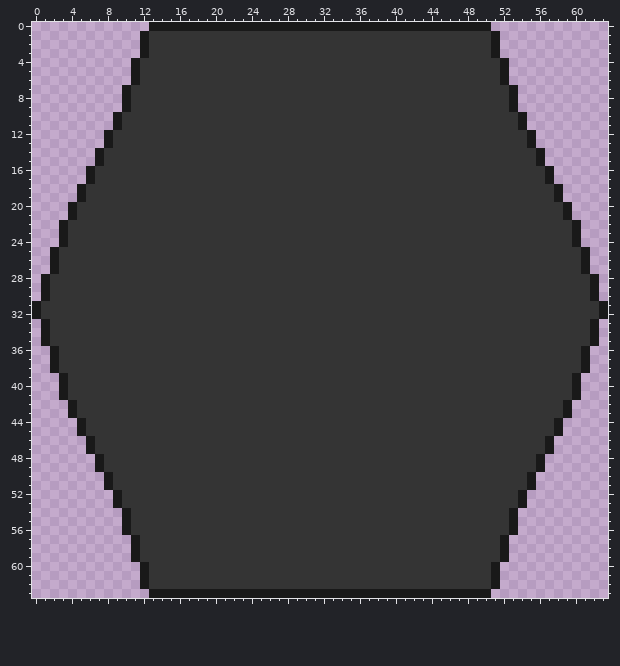
Edited in one commit: pixel-art sprite (Shiva_GameMaker-Project/sprites/spr_MountainTile/d4b15673-a605-4e0a-85f4-d8aaeb5912be.png). The first picture shows the starting point.
The file is 64x64 pixels. Colours within 5 levels of each other are drawn and written as one.
The same view after the edit:
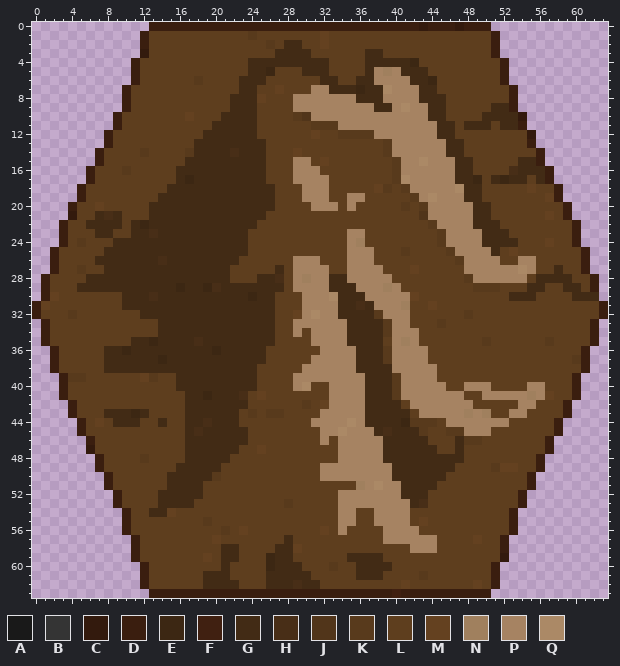
Palette (. is transparent): A #191919  B #343434  C #331a0d  D #3a1e0f  E #3c2713  F #402011  G #422b15  H #482e17  J #51351a  K #583a1c  L #5e3e1e  M #644120  N #a0805e  P #a68362  Q #ab8966
Changes in this commit:
Changed rows in their new state; - is an unchanged pixel.
first column x 0:
 0 -------------DDDDDDDDDDDDDDDDDDDDDDDDDDDDDDCDDDCDDD-------------
 1 ------------DLLLLLLLLLLLKLLLLLLLMLLLLLLLLLLLLLLLLLLD------------
 2 ------------DLLLLLLLLLLLLLKLGGLLMLLLLLLLLLLLLLLLLLLD------------
 3 ------------CLLLLLLLLLLLLLLGGGGLLLLLLGGLLLLLLLLLLLLD------------
 4 -----------DLLLLLLLLLLLLGGGGGGGGGLLLLGGGGGELLLLLLLLLD-----------
 5 -----------DLLLLLLLLLLLLGGELLLGGGLLLLGPNPGGGLLLLLLLLD-----------
 6 -----------DLLLLLLKLLLLGGGLLLLLLGGLLGGPPPPGGELLLLLLLD-----------
 7 ----------DLLLLLLLLLLLLGGLLMLLLPPGGGEGGQPPPGGLLLLLLLLD----------
 8 ----------DLLLLLLLLLLLGGGMLLLPPPPPPPGGGPPPPGGGLLLLLLLD----------
 9 ----------DLLLLLLLLLLLGGGLLLLPPPPPPPPPGGPQPPGGLLLLLGGD----------
10 ---------DLLLLLLLMLLLGGGGLLLLKJPPPPPPPPPPPPPGGLLLLGGGGC---------
11 ---------DLLLLLLLLLLGGGGGLLLLLLKKKPPPPPPPPPPPGGLGGGLGGD---------
12 --------DLLLLLLLLLLGGGGGGLLLLLLMLLKKKKPPPPPPPGGLLLLLLLLC--------
13 --------DLLLLLLLLLGGGGGGGGLLLLLLLLLLLLLKPPPPPPGGLLLLLLLD--------
14 -------DLLLLKLLLLKGGGGHGGGLLLMLLLLLLLLLKPPPPPPGGLLLLLLLLD-------
15 -------DLLLLLLLLLGGGGGGGGGLLLPPLMLLLLLLLKPPQPPPGGLLLLLGGD-------
16 ------DLLLKLLLLLGGGGGGGGGGLLLPPPLLLLLLLLKPPPPPPGGLLLLHGGGD------
17 ------DLLLLLLLLLGEGGGGGGGGLLLPPPPLLLLLLLKQPPPPPGGELGEGGLGD------
18 -----DLLLLLLLLLGGGGGGGGGGGGLLLPPPLLLLLMKLKPPPPPQGGLLLLLMLLD-----
19 -----DLLLLLLLLGGGGGGGGGGGGGLLLPPPLLPPLLLLLKPQPPPGGLLLLLLLMD-----
20 ----DLLMLLLLLGGGGGGGGGGGGGGLLLLPPPLPLLLLLKLKPPPPPGGLLLLLLLLD----
21 ----CLLGHGLLLGGGGGGGGGGGGGLLLLLLLLLLLLLLLLLJPPPPPGGLLLLLLMLD----
22 ---DLLGGGGLGEGGGGGGGGGGGGLLLLLLLLLLLLLLLLLLLKPPPPGGGLLLLLLLLD---
23 ---DLLLGGLLGGHGGGGGGGGGGLLLLLLLLLLLPPLLLLLLLLKPPPPGGGLLLLLLLD---
24 ---DLKLLLGGGGGGGGGGGGGGGLLLLLLLLLLLPNLLLLLLLLKPPPPGGGGLLLMLLD---
25 --DLLLLLGGGGGGGGGGGGGGGGLLLLLLLLLLLPPPLLLKLLLLKPPPPGLMLLLLLLLD--
26 --DLLLLGGGGGGGHGGGGGGGGLLLLLLPPPLLLPPPLLLLLLLLLKPPPPLLPPLLLLLD--
27 --DLLKLLGGGGGGGGGGGGGGLLLLLGLPPPPLLPPPPLLLMLLLLLPPPPPPQPLLGLLD--
28 -DLLLLGGGGGGGGGGGGGGGGLLLGGHLPNPPGGPPPPPLLLLLLLLKPPPPPPLGGGGLLD-
29 -DLLLGGGGGGGGGGGEGGEHGGGGGGGLPPPPGGGPPPNPLLLLLLLLKKKLLLGGLLGGLD-
30 -DMLLLLLLLGGGHGGGGGGGGGGEGGLLLPPPQGGGPPPPPMLLLLLLLLLLGGGLLLLGGG-
31 DMLLLLLLLLGGGGGGGGGGGGGGGGGLLLPPPPGGHGPPPNLLMLLLLLLLLLLLLLLLLLLD
32 DLLLKLLLLLLLGGGGGGGGGGGGGGGLLMPQPPGGGGKPPPLLLLLLKLLLLLLLLLLLLLLD
33 -DLLLLLLLLLLLLGGGGGGGGGGGGGLLPPPPPPGGGGKPPLLLKLLLLLLLLLLLLLLLLD-
34 -DLLLLLLLLLLLLGGGGGGGGGGGGGLLPLPPPPGGGGKPPPLLLLLLLLLLLLLLLLLLLD-
35 -DLLLLLLLLLGGEGGGGHGGGGGGGGLLLLPPPPGGGGLPNPLLLLLLLKLLLLLLKLLLLD-
36 --DLLLLLGGEGGGGGGGGGEGGGGGLLLLLLPPPPGGGKPPPPLLLLLLLLLLLLLLLLLD--
37 --DLLLLLGGGGGGEGGGGGGGGGGGLLLLLPPPPPGGGKPPPPLLLLLLLLLLLLLLLLKD--
38 --DLLLLLGGGGGGGGGGGGGGGGGLLLLLPPPPPPGGGGPPPPPLLLLLLLLLLLLLLLLD--
39 ---DKKLLLLLLMKLLGGGGGGGGGLLLLPPPPPPPPGGGKPPPPLLLLLLLLLLLLLLLD---
40 ---DLLLLLLLLLLLLGGGGGGGGGLLLLPQLLPPPPGGGKPPPPPLLPPPLLLLPPLLLD---
41 ---DLLLLLLLLLLLLLGGEGGGHLMLLLLLLLPPPPGGGKPPPPPPPLLPPPPPNPMLLD---
42 ----DLLLLLLLLLLLLGGGGGGGLLLLLLKLMPPPPGGGGLPPPPPPPLLLLLPPLLLD----
43 ----DLLLGGGEGLLLLGGGGGGLKLKKLLLLPPPPPGGGGGLPPPPPNPNLLPPLLLLD----
44 -----DLMLGGGLLGLLGGHGGGLLLLLLLLPPPPQPGGGGEKKKLPPPPPPPLLLLLD-----
45 -----DLLLLLLLLLLLGHGGGGGLLLLLLLLPPQPPPGHGGGKLLKKPPPLLLLLLLD-----
46 ------DLLLLLLLLLLGGGGGGGLLLLLLLLPLPPPPPGGGGGLLLGKKLLLLLLLD------
47 ------CLLLLLLLLLLGGGGGGLLMLLLLLLLLPPPPPGGGGGGLLGLLLLLLLLLD------
48 -------DLLLLKLLLLGGGGGLLLLLLLLLLLLPPPPPGGGGGGGGGLLLLLLLLD-------
49 -------DLLLLLLLLGGGGGLLLLLLLLLLLPPPPPPPPGGGGGGGLLLLKMMLLD-------
50 --------DLLLLLLGGGGGKLLLLLLLLLLLPPPPPPPPGGGGGGLLLLLLLLLD--------
51 --------DLLLLLLGGGGLLLLLLLLLLLLLLLLLNPQPPGGGGLLLLLLLLLLD--------
52 ---------DLLLLGGGGGLLLLLLLLLLLLLLLPPPPPPPGGGLLLLLLLLLLD---------
53 ---------DLLLLGGGGLLLLLLLLLLKLLLLLPPPPPPPPGHLLLLLLLLLLD---------
54 ----------DLLGGMLLLLLLLLLLLLLLLLLLPPLLPPPPLLLLLLLLLLLD----------
55 ----------DLLLLLLLLKLLLLLLLLLLLLLLPPLLPPPPLMLLLLLLLLLD----------
56 ----------DLLLLLLLLLLKLMLLLLLLLLMLPLLLLPPPPLLLLLLLLLLD----------
57 -----------DLLLLLLLLMLLLLLLLGLLLLLLLLLLPPPPPPLLLLMLLD-----------
58 -----------DLLLLLLLLLGGLLLLGGMLLLLLLLLLLLLPPPLLLLLLLD-----------
59 -----------DLLLLLLLMLGGLLLEGGLLLLLLGGGGLLLLLLLLLLLLLC-----------
60 ------------DLLLLLLLLGLLLLEGGGLLLKLLGGGGLLLLLLLLLLLD------------
61 ------------DLLLLLLGGGLLLLGGGGGLLLLLGGGLLLLKLLLLLLLD------------
62 ------------DLLLLLLGGGGLLLGGGHGGLLLLLLLLLMLLLLLLLMLD------------
63 -------------DDDDDDDDDDDDDDDDDDDDDDDDDDDFDDDDDDDDDD-------------
Changed places in both pictures, as pixel boxes (x1, y1, x2, y2):
changed: (32, 22, 608, 598)
